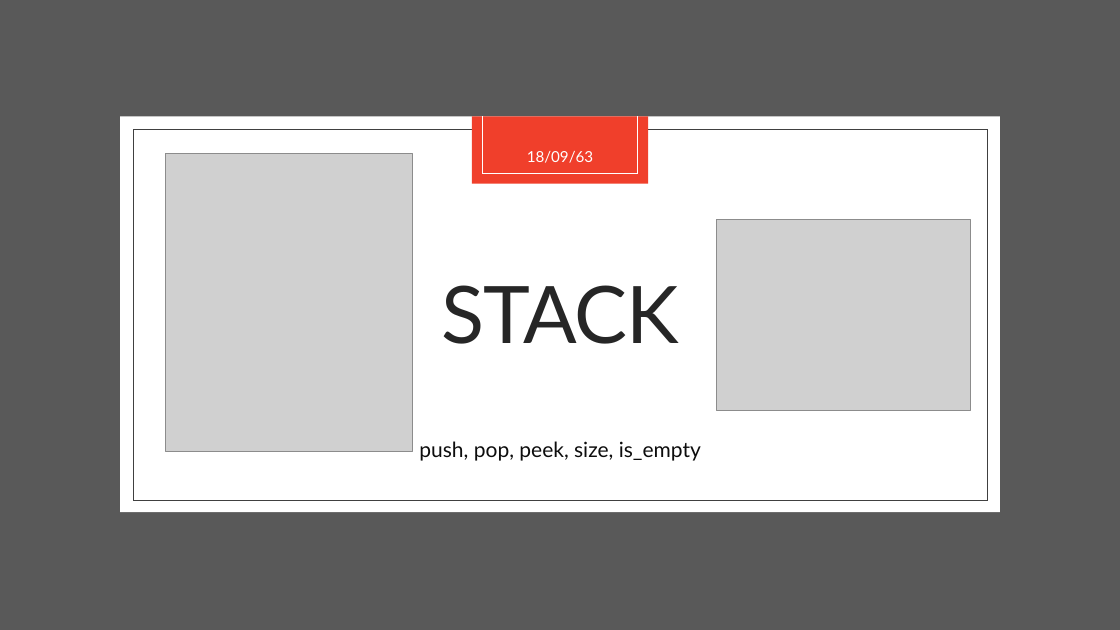
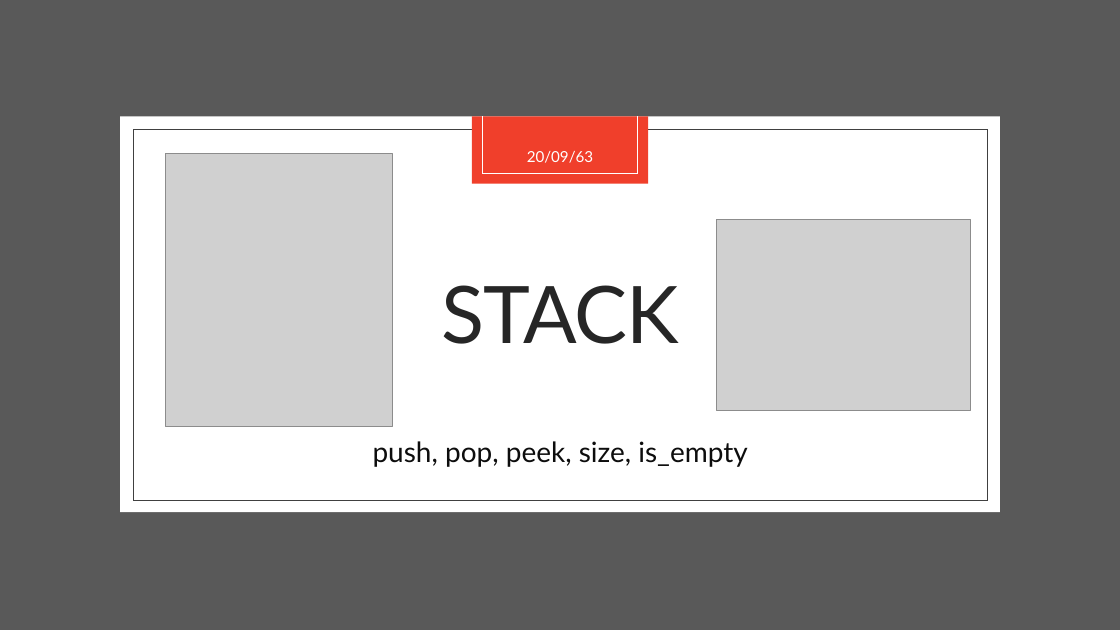
Before and after one commit to ApexTone/DataStructAlgo-Code-KMITL, a slide deck: slide 14 of Midterm/Data structure and Algorithm.pptx. Drawn at 1120x630 pixels with LibreOffice and Linux fonts; fonts in the diff are those of the drawing; grey boxes stand for pictures. Boxes give left, top, right and bottom in pixels: in the first picture for what was removed or moved away, otherwise in the second. Text is boxed around its words. In the diff, an @@ line names an element or a change of style, - is before the commit and + after.

Commit message:
Increase font size

```diff
--- a/Midterm/Data structure and Algorithm.pptx
+++ b/Midterm/Data structure and Algorithm.pptx
@@ picture resized from (x1=166, y1=154, x2=413, y2=451) to (x1=166, y1=154, x2=392, y2=427) @@
@@ text at (x1=527, y1=151, x2=593, y2=163): text changed @@
-18/09/63
+20/09/63
@@ text "push, pop, peek, size, is_empty" at (x1=373, y1=441, x2=747, y2=467): size 18 to 24 pt; line spacing 1.1 to 1 @@
```
Also in this commit, not shown: 69 other slides changed.
